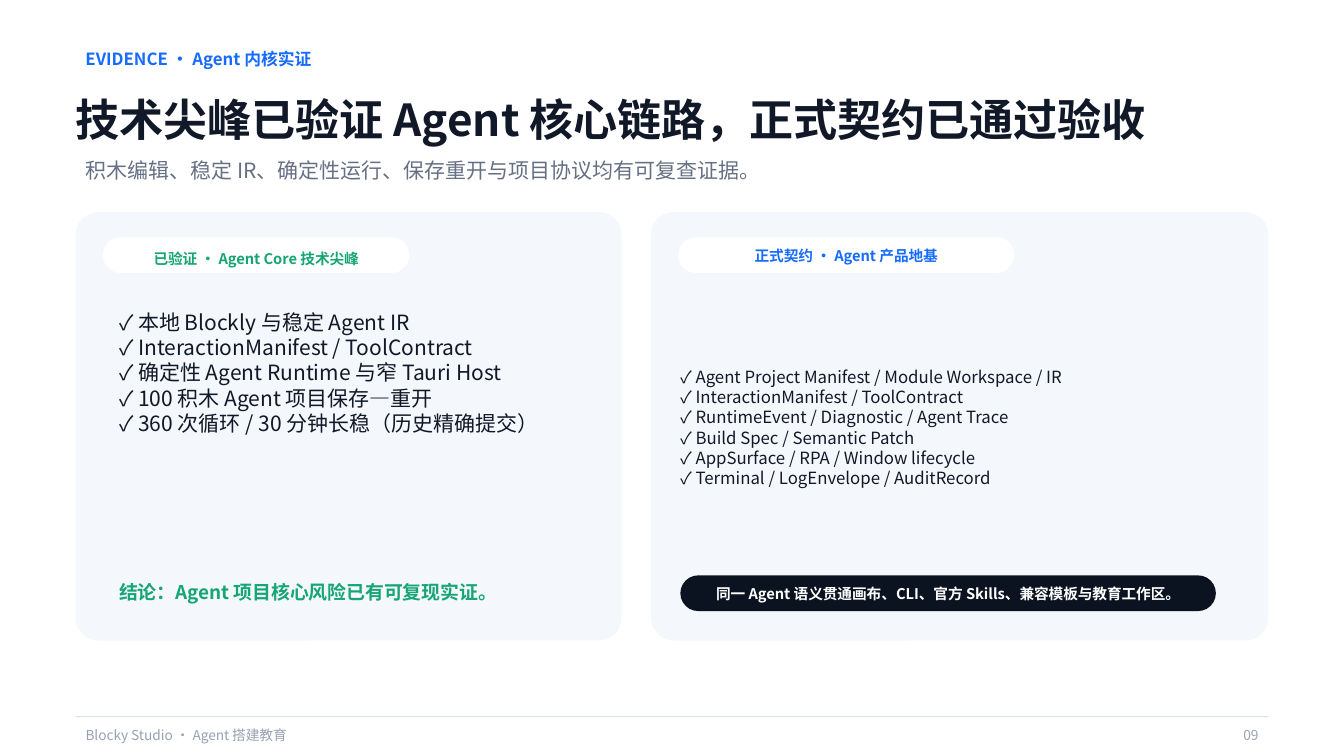
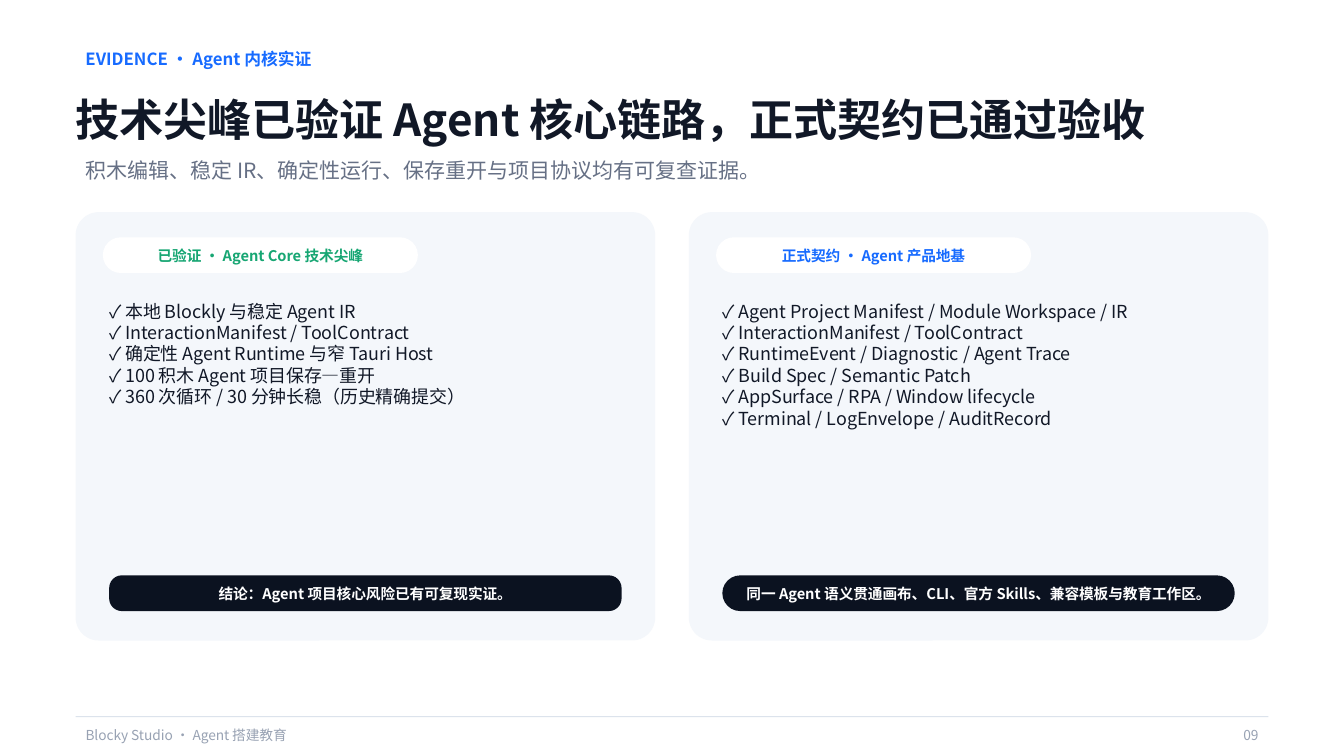
Before and after one commit to q2955161835-debug/Blocky-AI, a slide deck: slide 9 of PPT与商业计划书/Blocky-Studio-息壤杯-AI+教育.pptx. Drawn at 1344x756 pixels with LibreOffice and Linux fonts; fonts in the diff are those of the drawing; background and template pictures are left out. Boxes give left, top, right and bottom in pixels: in the first picture for what was removed or moved away, otherwise in the second. Text is boxed around its words. In the diff, an @@ line names an element or a change of style, - is before the commit and + after.

Commit message:
docs: unify evidence card styling in competition deck

```diff
--- a/PPT与商业计划书/Blocky-Studio-息壤杯-AI+教育.pptx
+++ b/PPT与商业计划书/Blocky-Studio-息壤杯-AI+教育.pptx
@@ rounded rectangle: place and size @@
-rounded rectangle at bbox=[76, 212, 622, 640]
+rounded rectangle at bbox=[76, 212, 655, 640]
@@ rounded rectangle: place and size @@
-rounded rectangle at bbox=[103, 237, 409, 272]
+rounded rectangle at bbox=[103, 237, 417, 272]
@@ rounded rectangle: place and size @@
-rounded rectangle at bbox=[651, 212, 1268, 640]
+rounded rectangle at bbox=[689, 212, 1268, 640]
@@ rounded rectangle: place and size @@
-rounded rectangle at bbox=[679, 237, 1014, 272]
+rounded rectangle at bbox=[716, 237, 1030, 272]
@@ text "已验证 · Agent Core 技术尖峰" at bbox=[158, 248, 363, 265]: vertical alignment top to middle @@
@@ text "正式契约 · Agent 产品地基": place and size @@
-text "正式契约 · Agent 产品地基" at bbox=[755, 248, 937, 265]
+text "正式契约 · Agent 产品地基" at bbox=[782, 248, 965, 265]
@@ text "✓ 本地 Blockly 与稳定 Agent ..." at bbox=[125, 303, 465, 405]: size 15 to 12.8 pt @@
@@ text "✓ Agent Project Manifest / ...": place and size @@
-text "✓ Agent Project Manifest / ..." at bbox=[696, 369, 1062, 488]
+text "✓ Agent Project Manifest / ..." at bbox=[739, 303, 1128, 430]
@@ text "✓ Agent Project Manifest / ..." at bbox=[739, 303, 1128, 430]: size 12 to 12.8 pt; vertical alignment middle to top @@
@@ rounded rectangle "结论：Agent 项目核心风险已有可复现实证。": place and size @@
-rounded rectangle "结论：Agent 项目核心风险已有可复现实证。" at bbox=[119, 583, 497, 604]
+rounded rectangle "结论：Agent 项目核心风险已有可复现实证。" at bbox=[109, 576, 621, 611]
@@ rounded rectangle "结论：Agent 项目核心风险已有可复现实证。" at bbox=[109, 576, 621, 611]: size 13.5 to 10.5 pt, text colour #17A673 to #FFFFFF; alignment left to centre; vertical alignment top to middle; fill none to #0B1220 @@
@@ rounded rectangle: place and size @@
-rounded rectangle at bbox=[681, 576, 1216, 611]
+rounded rectangle at bbox=[723, 576, 1235, 611]
@@ text "同一 Agent 语义贯通画布、CLI、官方 Skills、兼容模板与教育工作区。": place and size @@
-text "同一 Agent 语义贯通画布、CLI、官方 Skills、兼容模板与教育工作区。" at bbox=[716, 586, 1180, 603]
+text "同一 Agent 语义贯通画布、CLI、官方 Skills、兼容模板与教育工作区。" at bbox=[746, 586, 1211, 603]
```
Also in this commit, not shown: 1 other file.
